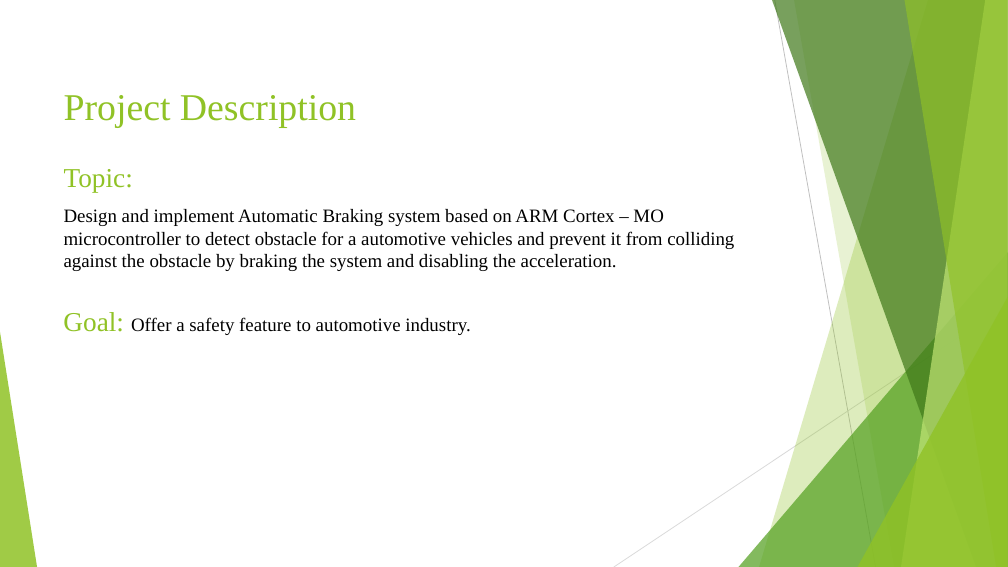
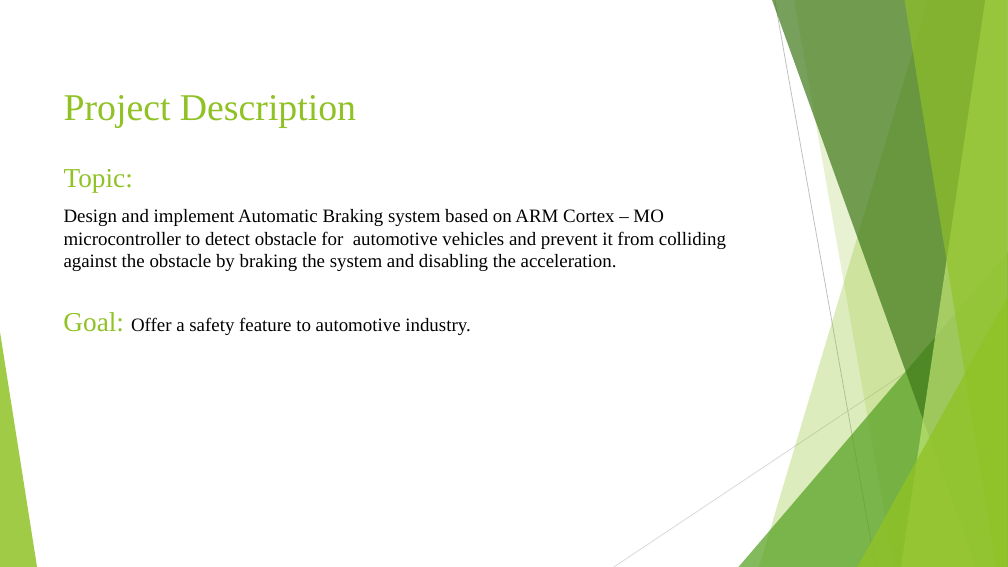
Before and after one commit to BusAI-Self-Driving-Car/Automatic-Braking-System, a slide deck: slide 3 of Project-Proposal/Automatic Braking System.pptx. Drawn at 1008x567 pixels with LibreOffice and Linux fonts; fonts in the diff are those of the drawing. Boxes give left, top, right and bottom in pixels: in the first picture for what was removed or moved away, otherwise in the second. Text is boxed around its words. In the diff, an @@ line names an element or a change of style, - is before the commit and + after.

```diff
--- a/Project-Proposal/Automatic Braking System.pptx
+++ b/Project-Proposal/Automatic Braking System.pptx
@@ text at (64, 209, 726, 271): text changed @@
-Design and implement Automatic Braking system based on ARM Cortex – MO microcontroller to detect obstacle for a automotive vehicles and prevent it from colliding against the obstacle by braking the system and disabling the acceleration.
+Design and implement Automatic Braking system based on ARM Cortex – MO microcontroller to detect obstacle for automotive vehicles and prevent it from colliding against the obstacle by braking the system and disabling the acceleration.
```
Also in this commit, not shown: 1 other slide changed, 1 other file.
